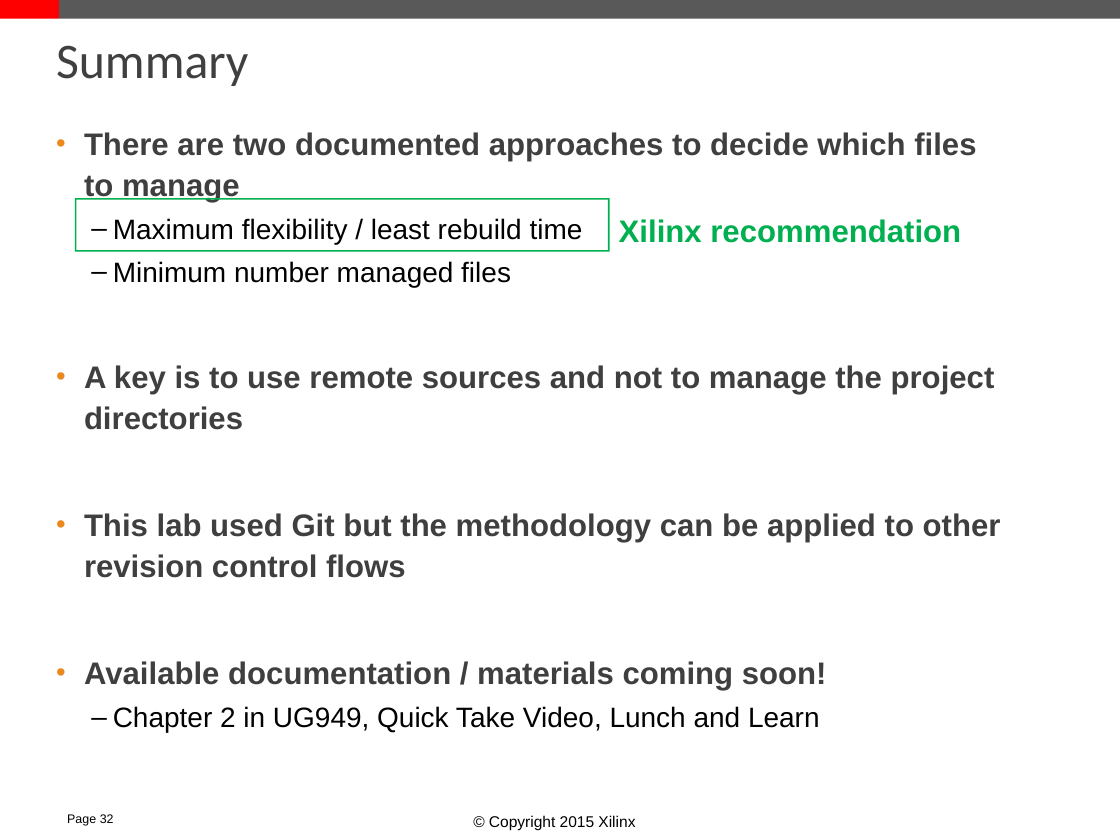
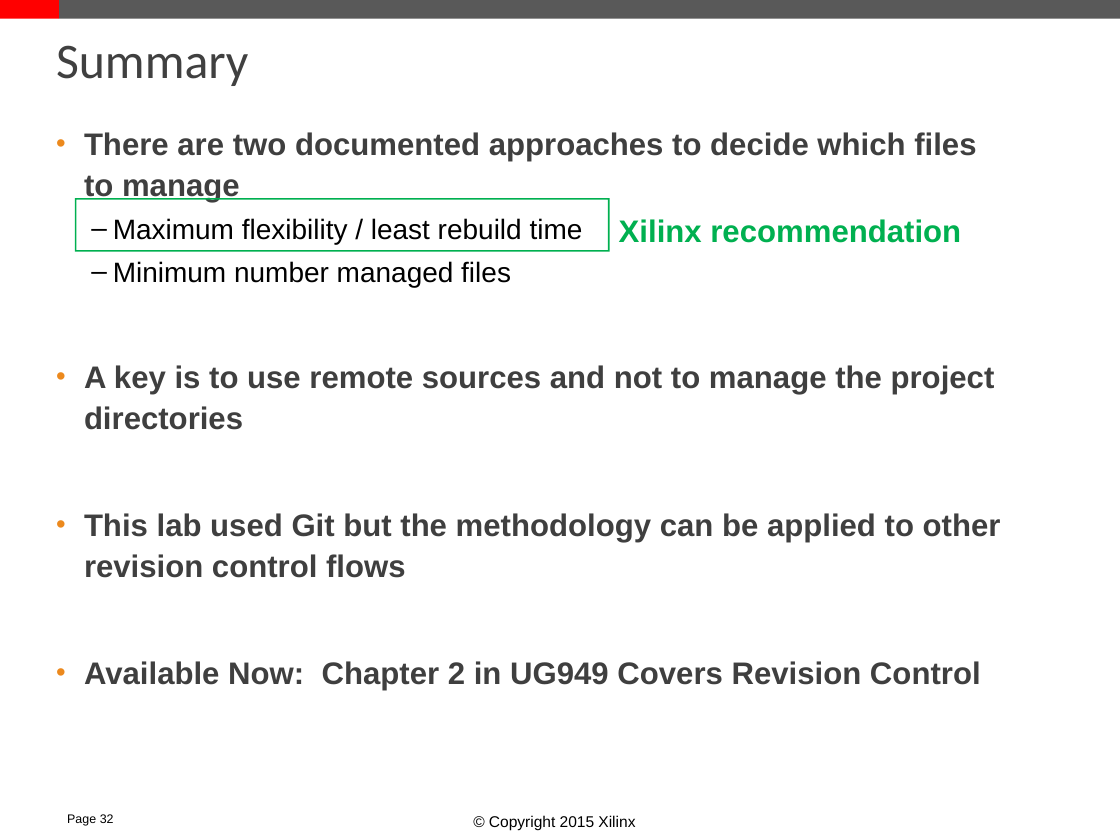
Before and after one commit to Xilinx/revCtrl, a slide deck: slide 31 of doc/versionControl.pptx. Drawn at 1120x840 pixels with LibreOffice and Linux fonts; fonts in the diff are those of the drawing; background and template pictures are left out. Boxes give left, top, right and bottom in pixels: in the first picture for what was removed or moved away, otherwise in the second. Text is boxed around its words. In the diff, an @@ line names an element or a change of style, - is before the commit and + after.

```diff
--- a/doc/versionControl.pptx
+++ b/doc/versionControl.pptx
@@ text at [84, 661, 981, 690]: text changed; size 18 to 20 pt; text colour #000000 to #3F3F3F; bold on @@
-• Available documentation / materials coming soon!
-  – Chapter 2 in UG949, Quick Take Video, Lunch and Learn
+• Available Now: Chapter 2 in UG949 Covers Revision Control
```
Also in this commit, not shown: 2 other slides changed.
